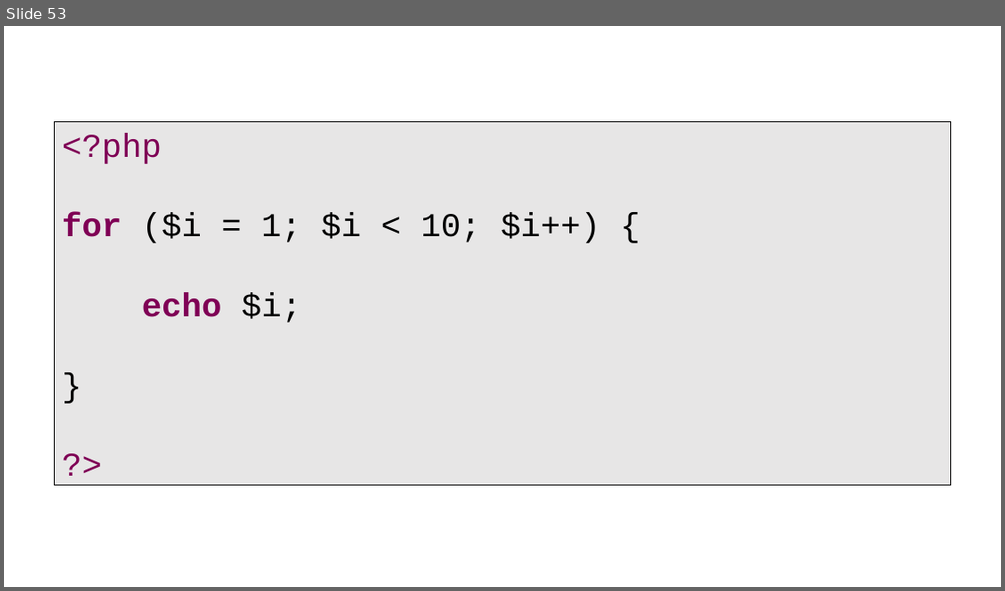
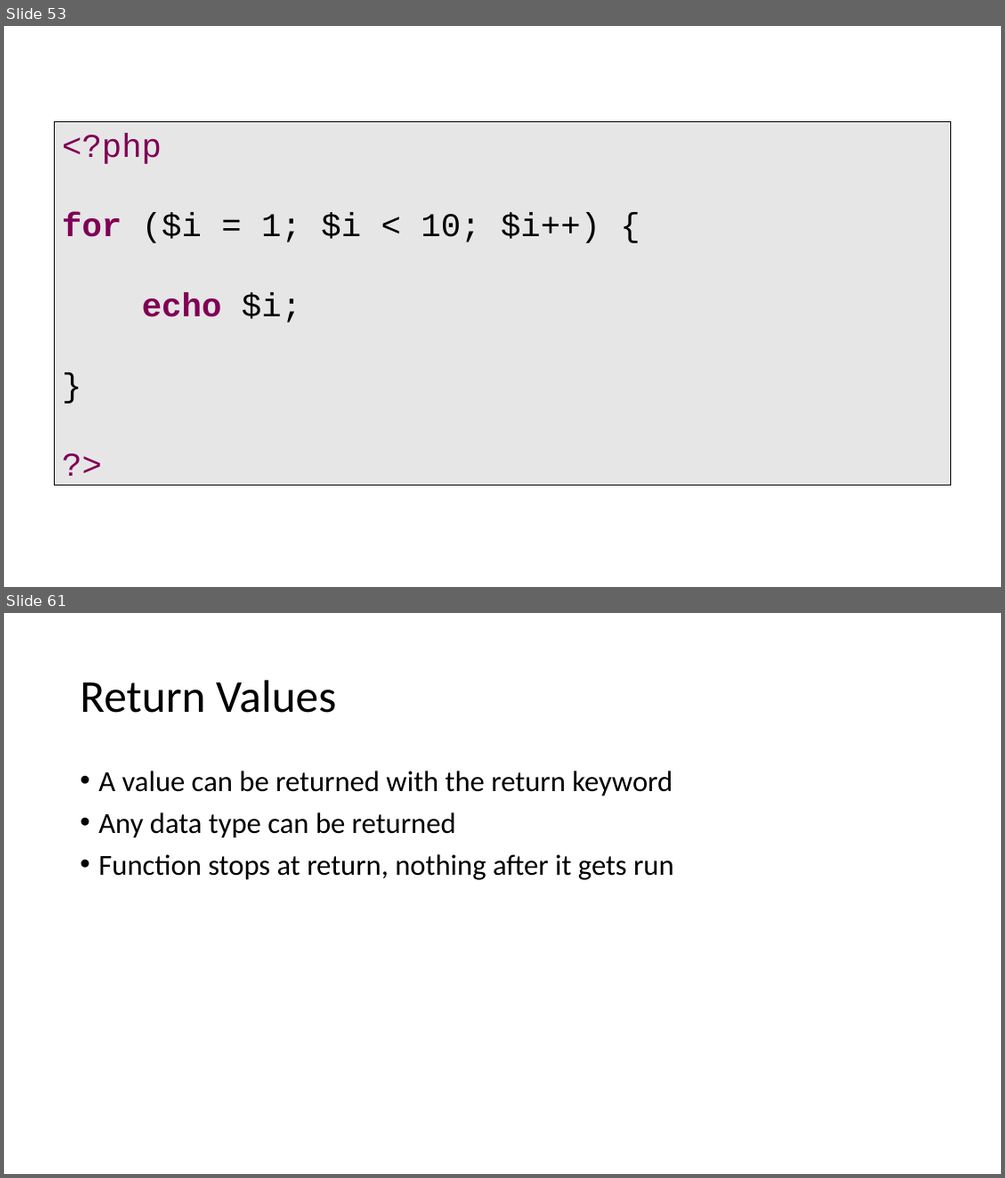
Before and after one commit to PHPEmbark/curriculum, a slide deck: course/1 - Basic Programming/Basics Of Programming.pptx. Shown one above the other, each under a label of ours: slide 53 before the commit, slides 53 and 61 after it; the slides between them are not shown. The pictures are 1005x591 and 1005x1178 pixels, drawn with LibreOffice and Linux fonts; fonts in the diff are those of the drawing. Boxes give left, top, right and bottom in pixels: in the first picture for what was removed or moved away, otherwise in the second. Text is boxed around its words. In the diff, an @@ line names an element or a change of style, - is before the commit and + after.

Commit message:
Moar powerpoint
Functions and files.

```diff
--- a/course/1 - Basic Programming/Basics Of Programming.pptx
+++ b/course/1 - Basic Programming/Basics Of Programming.pptx
@@ slide 61 added at (4,613,1001,1174), background #FFFFFF @@
@@ title added at (80,680,336,713), 44 pt, text #000000 @@
+Return Values
@@ text added at (98,771,674,880), 28 pt, text #000000 @@
+• A value can be returned with the return keyword
+• Any data type can be returned
+• Function stops at return, nothing after it gets run
```
Also in this commit, not shown: 17 other slides added.
